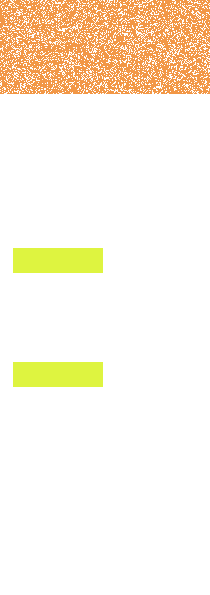
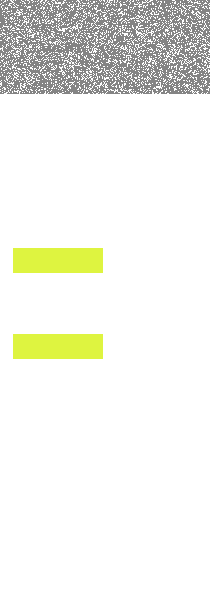
Before/after of a 210px x 595px layered artwork. What changed in the layer stack:
hid "엉덩이" over 13, 362, 103, 387
showed "허리" over 13, 334, 103, 359
added layer "오프라인-남자-동복" above "오프라인-남자-하복" over 0, 0, 210, 387
hid "온라인-여자" over 0, 0, 210, 387
hid "오프라인-여자" over 0, 0, 210, 387
